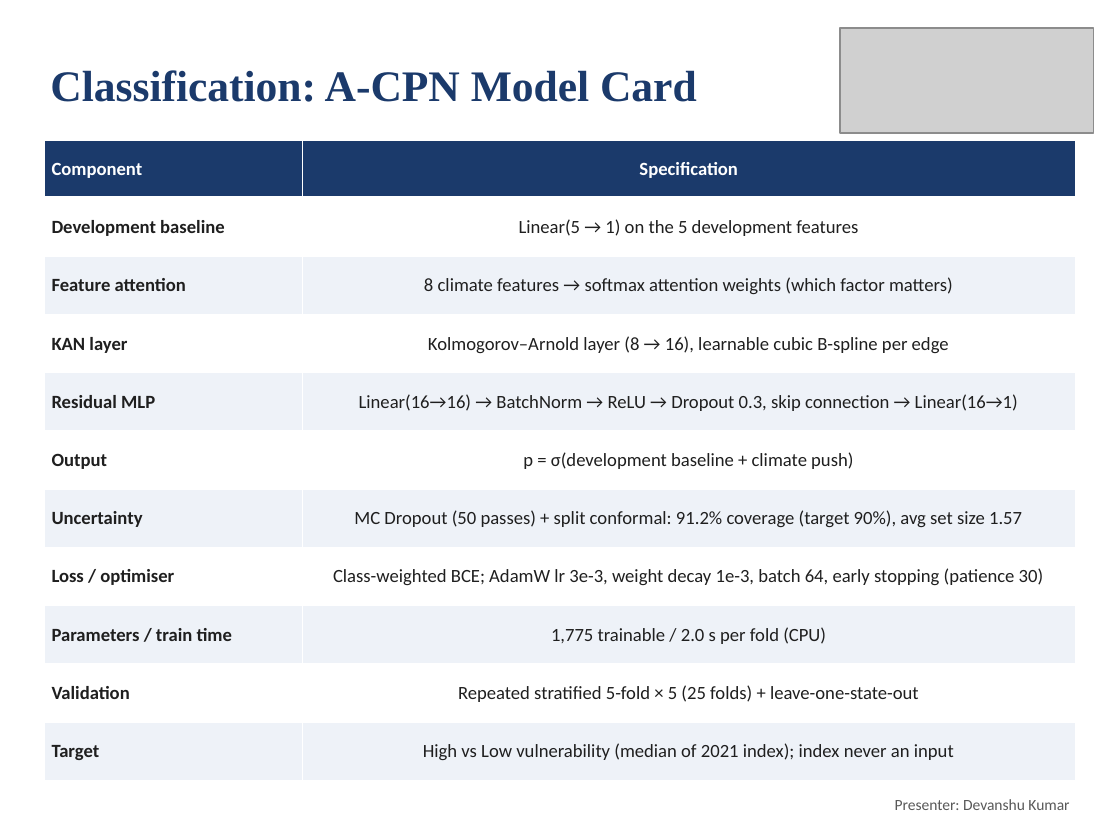
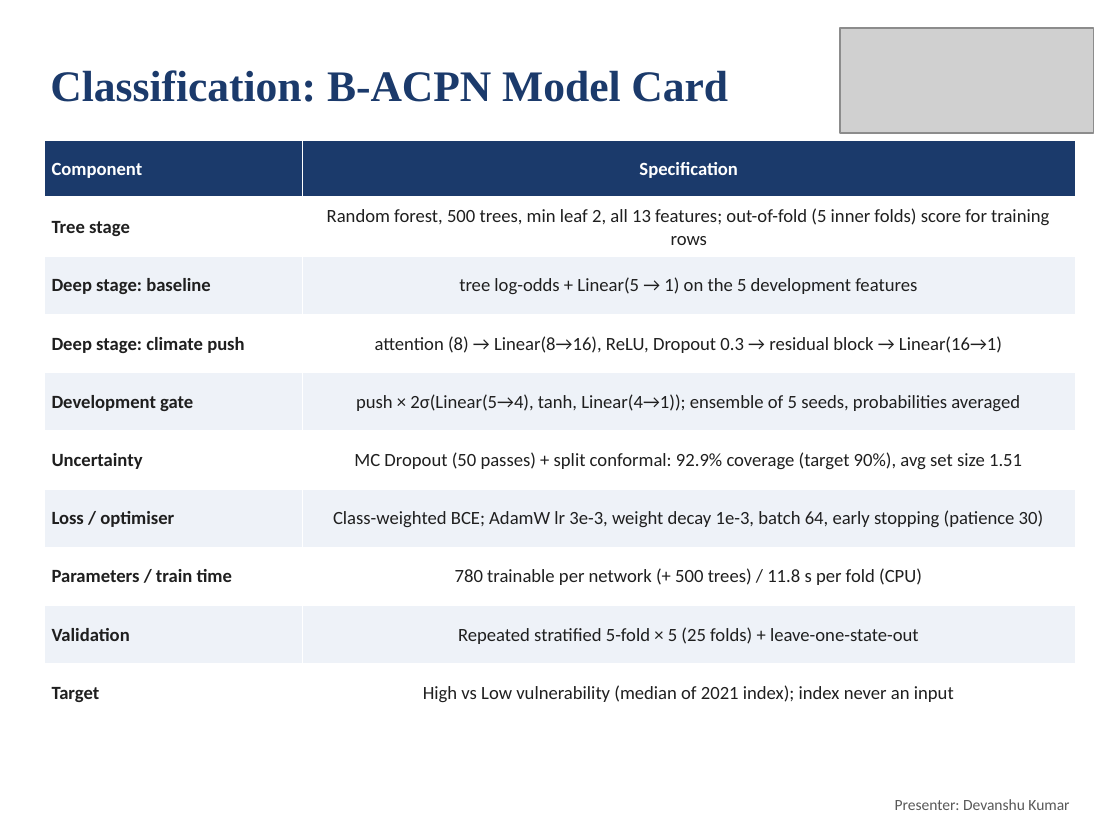
Before and after one commit to deepankarkumar1310/hadoop-ml-algorithm-, a slide deck: slide 12 of docs/Review2_Deck.pptx. Drawn at 1120x840 pixels with LibreOffice and Linux fonts; fonts in the diff are those of the drawing; grey boxes stand for pictures. Boxes give left, top, right and bottom in pixels: in the first picture for what was removed or moved away, otherwise in the second. Text is boxed around its words. In the diff, an @@ line names an element or a change of style, - is before the commit and + after.

Commit message:
B-ACPN: raw-feature and ablation runs; all tables, figures, README and deck rebuilt

```diff
--- a/docs/Review2_Deck.pptx
+++ b/docs/Review2_Deck.pptx
@@ title at (50, 70, 728, 102): text changed @@
-Classification: A-CPN Model Card
+Classification: B-ACPN Model Card
@@ table at (45, 140, 1075, 722) @@
-row 2: Development baseline | Linear(5 → 1) on the 5 development features
-row 3: Feature attention | 8 climate features → softmax attention weights (which factor matters)
-row 4: KAN layer | Kolmogorov–Arnold layer (8 → 16), learnable cubic B-spline per edge
-row 5: Residual MLP | Linear(16→16) → BatchNorm → ReLU → Dropout 0.3, skip connection → Linear(16→1)
-row 6: Output | p = σ(development baseline + climate push)
-row 7: Uncertainty | MC Dropout (50 passes) + split conformal: 91.2% coverage (target 90%), avg set size 1.57
+row 2: Tree stage | Random forest, 500 trees, min leaf 2, all 13 features; out-of-fold (5 inner folds) score for training rows
+row 3: Deep stage: baseline | tree log-odds + Linear(5 → 1) on the 5 development features
+row 4: Deep stage: climate push | attention (8) → Linear(8→16), ReLU, Dropout 0.3 → residual block → Linear(16→1)
+row 5: Development gate | push × 2σ(Linear(5→4), tanh, Linear(4→1)); ensemble of 5 seeds, probabilities averaged
+row 6: Uncertainty | MC Dropout (50 passes) + split conformal: 92.9% coverage (target 90%), avg set size 1.51
-row 8, column 2: 1,775 trainable / 2.0 s per fold (CPU)
+row 8, column 2: 780 trainable per network (+ 500 trees) / 11.8 s per fold (CPU)
```
Also in this commit, not shown: 16 other slides changed, 40 other files.
